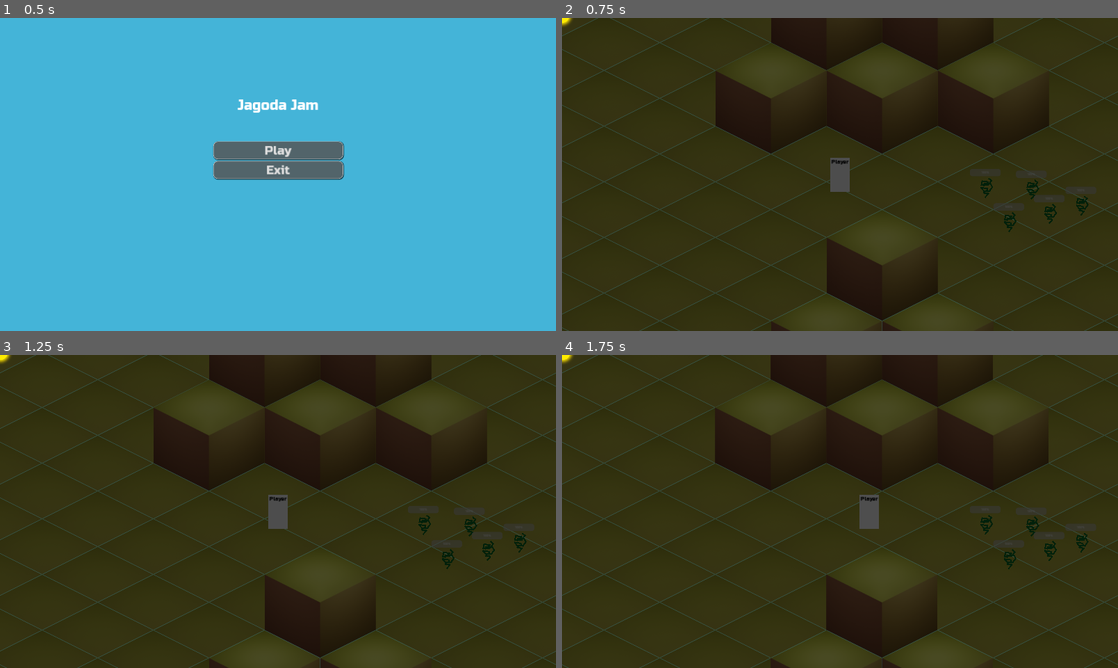
Above: before the commit, frames 1-4 (two rows, left to right).
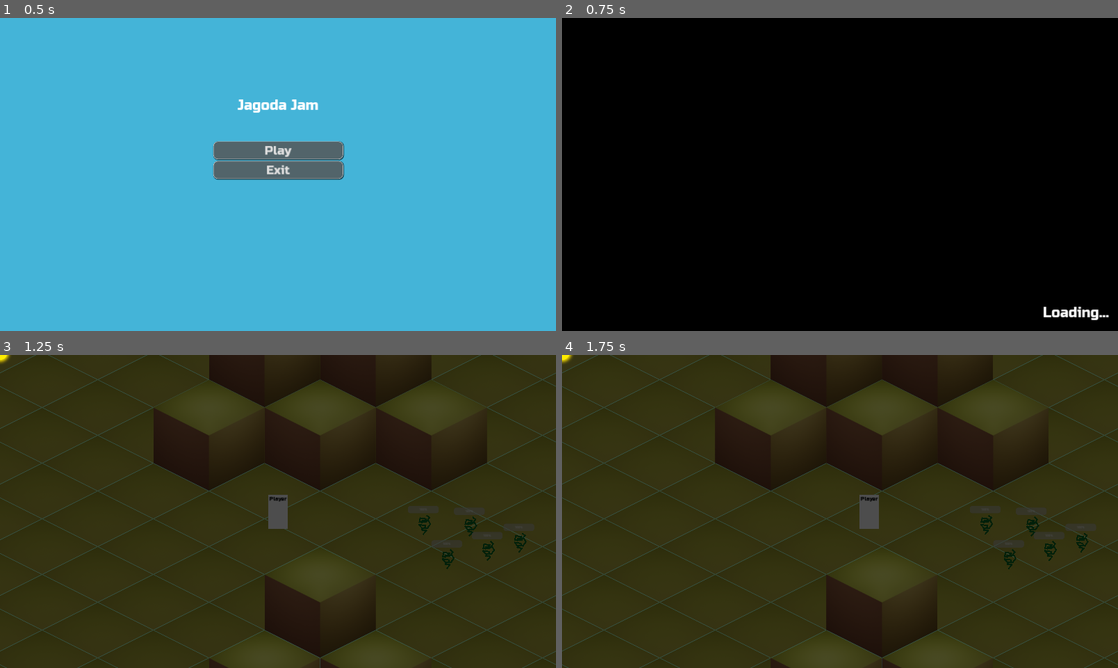
Above: after the commit, the same moments.

Repository: lorentzo/jagoda-jam
Game: Godot game, scene res://Scenes/MainMenu.tscn
Two runs of this game, one before a commit and one after it. Both use one fixed random seed, a clock stepped at 60 frames per second and the inputs below.
Inputs:
- Up to frame 1 (0.5 s): no input
- Up to frame 2 (0.75 s): click "Play" at 0.5 s
- Up to frame 3 (1.25 s): no input
- Up to frame 4 (1.75 s): hold Right (walk-right) from 1.28 s (still down)

Frame 1 is identical in both runs. In frame 2, 100% of the frame differs, in the area x 0-100%, y 0-100%; in frame 3, less than 0.1%; in frame 4, less than 0.1%.

Commit message:
Add minimum loading time for UX

Diff:
--- a/jagoda/Scenes/Game.gd
+++ b/jagoda/Scenes/Game.gd
@@ -24,6 +24,14 @@
 
 	day_changed.emit()
 
+	loading.on_loading_start.connect(self._on_loading_start)
+
+func _on_loading_start():
+	$Player/Camera2D.queue_free()
+	$HUD.hide()
+	$ThemePlayer.stop()
+	self.hide()
+
 func _input(event):
 	if event.is_action_pressed("pause"):
 		self._pause()
--- a/jagoda/Scenes/Loading.gd
+++ b/jagoda/Scenes/Loading.gd
@@ -1,8 +1,13 @@
 extends Control
+
+@export var min_loading_time: float = 0.5
 
 @onready var tree = get_tree()
 
+signal on_loading_start
+
 var path = null
+var loading_time = 0
 
 func _ready():
 	self._stop()
@@ -11,14 +16,17 @@
 	if self.path == null:
 		return
 
-	var status = ResourceLoader.load_threaded_get_status(self.path)
-	if status == ResourceLoader.THREAD_LOAD_LOADED:
-		var scene = ResourceLoader.load_threaded_get(self.path)
-		tree.change_scene_to_packed(scene)
-		self._stop()
-	elif status == ResourceLoader.THREAD_LOAD_INVALID_RESOURCE or status == ResourceLoader.THREAD_LOAD_FAILED:
-		print("Loading %s failed." % self.path)
-		tree.quit(1)
+	if loading_time >= min_loading_time:
+		var status = ResourceLoader.load_threaded_get_status(self.path)
+		if status == ResourceLoader.THREAD_LOAD_LOADED:
+			var scene = ResourceLoader.load_threaded_get(self.path)
+			tree.change_scene_to_packed(scene)
+			self._stop()
+		elif status == ResourceLoader.THREAD_LOAD_INVALID_RESOURCE or status == ResourceLoader.THREAD_LOAD_FAILED:
+			print("Loading %s failed." % self.path)
+			tree.quit(1)
+
+	self.loading_time += delta
 
 func _stop():
 	self.path = null
@@ -26,7 +34,11 @@
 	set_process(false)
 
 func load_scene(path):
+	self.loading_time = 0
 	self.path = path
 	ResourceLoader.load_threaded_request(self.path)
+
+	self.on_loading_start.emit()
+
 	self.show()
 	set_process(true)
